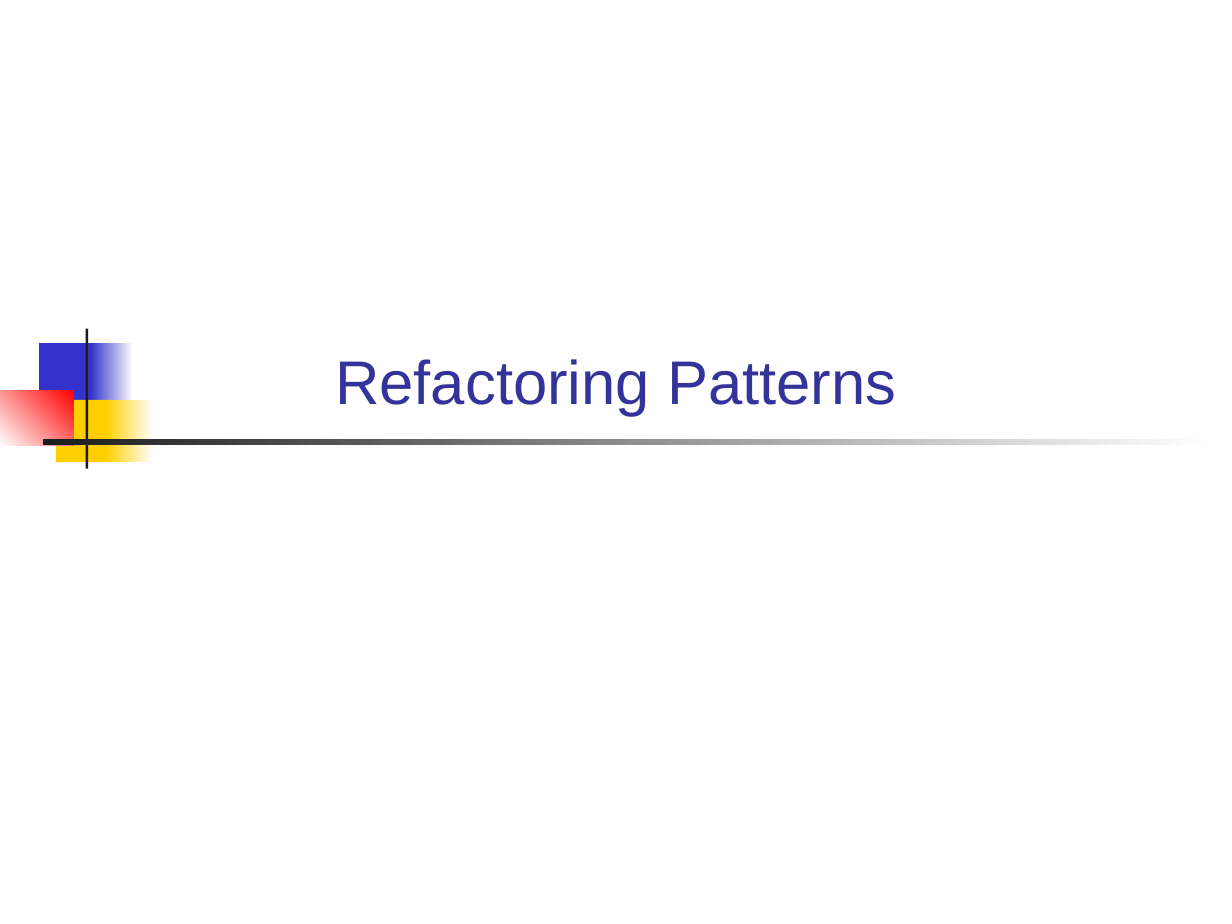
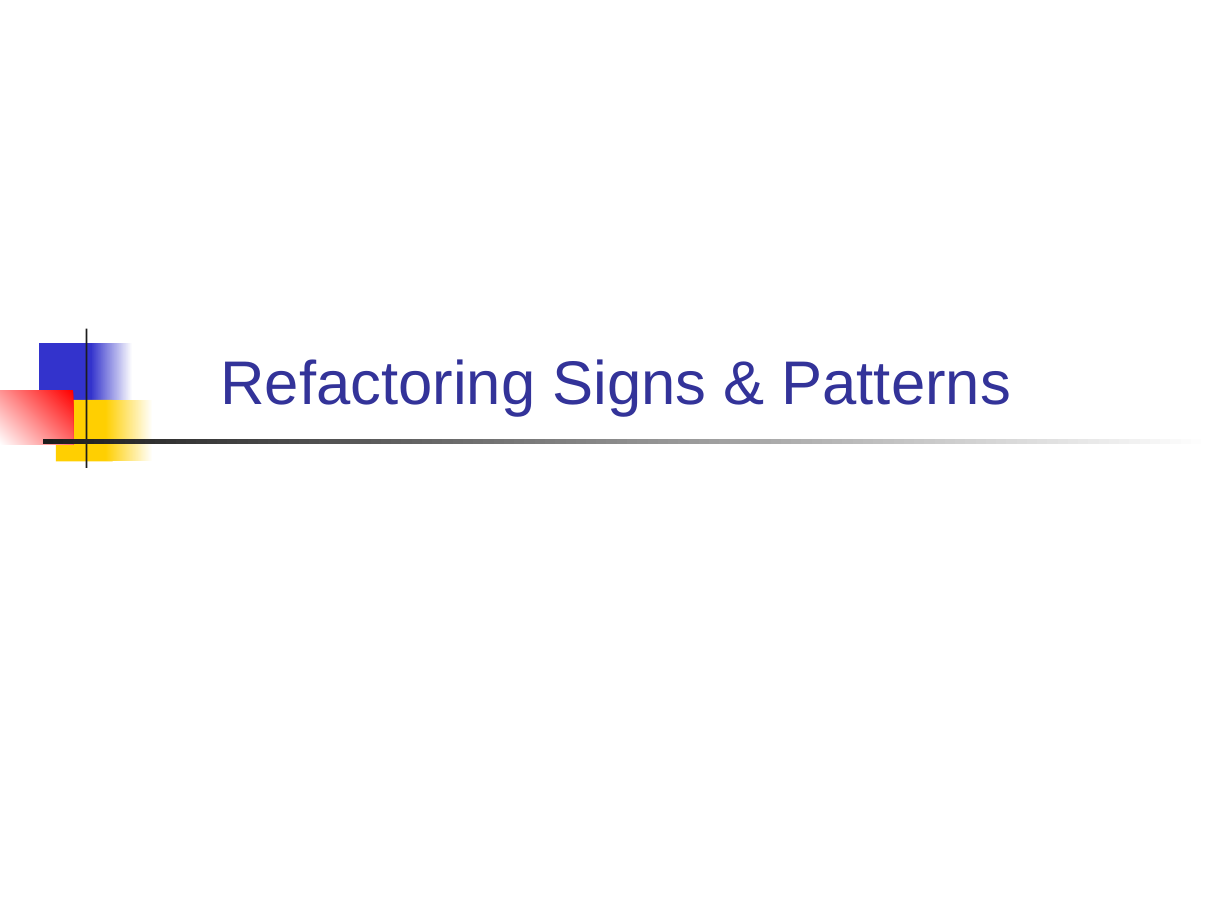
Before and after one commit to jbrucker/SoftwareProcess, a slide deck: slide 1 of week12/Refactoring Patterns.ppt. Drawn at 1232x924 pixels with LibreOffice and Linux fonts; fonts in the diff are those of the drawing. Boxes give left, top, right and bottom in pixels: in the first picture for what was removed or moved away, otherwise in the second. Text is boxed around its words. In the diff, an @@ line names an element or a change of style, - is before the commit and + after.

Commit message:
add code smells to refactoring slides

```diff
--- a/week12/Refactoring Patterns.ppt
+++ b/week12/Refactoring Patterns.ppt
@@ title at (220, 359, 1011, 415): text changed @@
-Refactoring Patterns
+Refactoring Signs & Patterns
```
Also in this commit, not shown: 1 other slide changed, 9 slides added, 26 other files.
